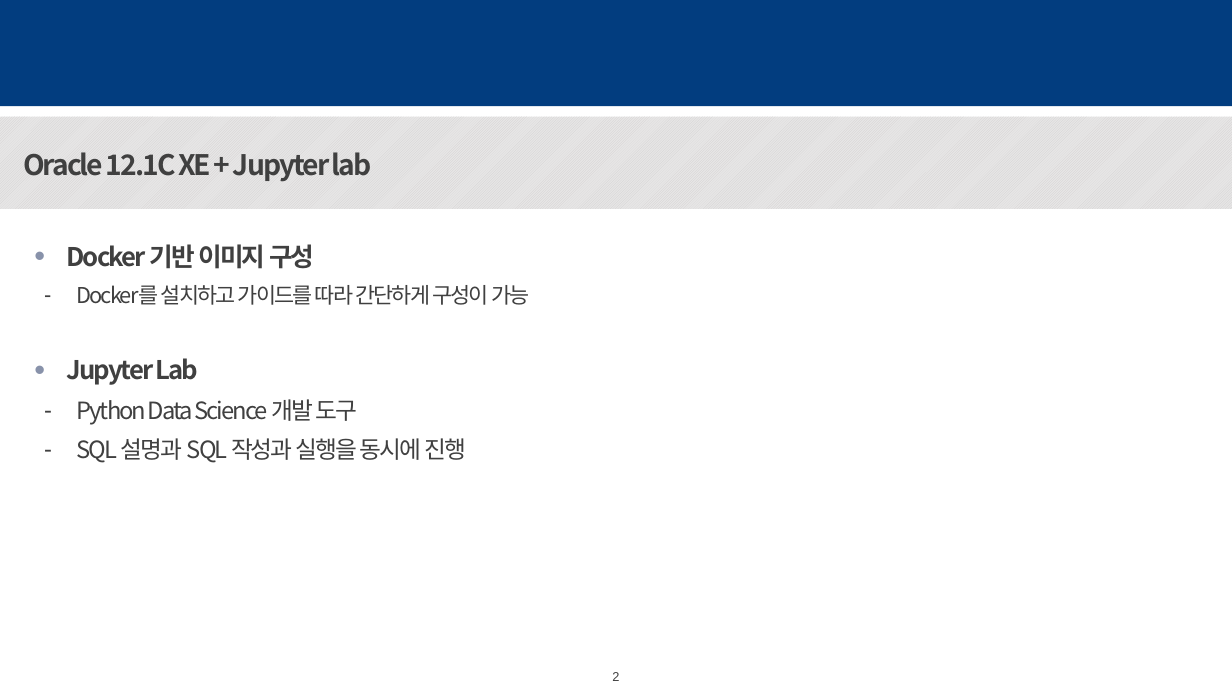
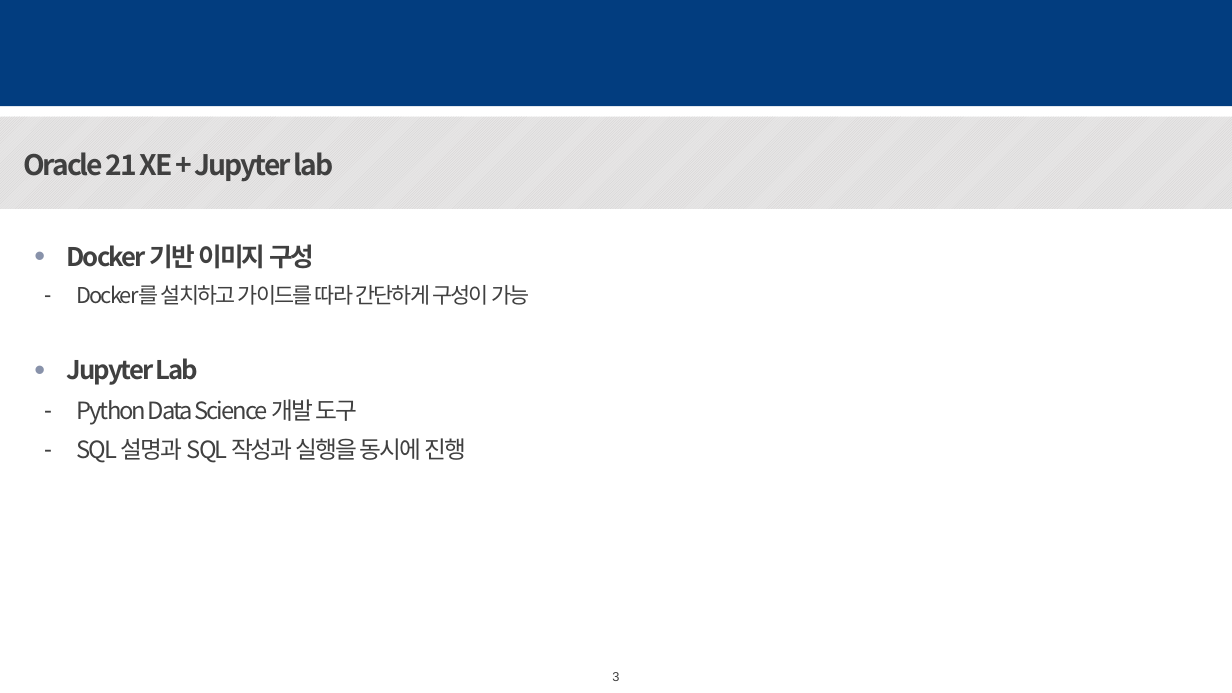
Before and after one commit to sunkusun9/SQLD_2508, a slide deck: slide 3 of SQLD 실습 환경 구축.pptx (slide 2 before the commit). Drawn at 1232x693 pixels with LibreOffice and Linux fonts; fonts in the diff are those of the drawing; background and template pictures are left out. Boxes give left, top, right and bottom in pixels: in the first picture for what was removed or moved away, otherwise in the second. Text is boxed around its words. In the diff, an @@ line names an element or a change of style, - is before the commit and + after.

```diff
--- a/SQLD 실습 환경 구축.pptx
+++ b/SQLD 실습 환경 구축.pptx
@@ text at [23,152,333,182]: text changed @@
-Oracle 12.1C XE + Jupyter lab
+Oracle 21 XE + Jupyter lab
@@ page number at [612,672,619,681]: text changed @@
-2
+3
```
Also in this commit, not shown: 4 other slides changed, 7 slides added, 2 slides removed, 3 other files.
